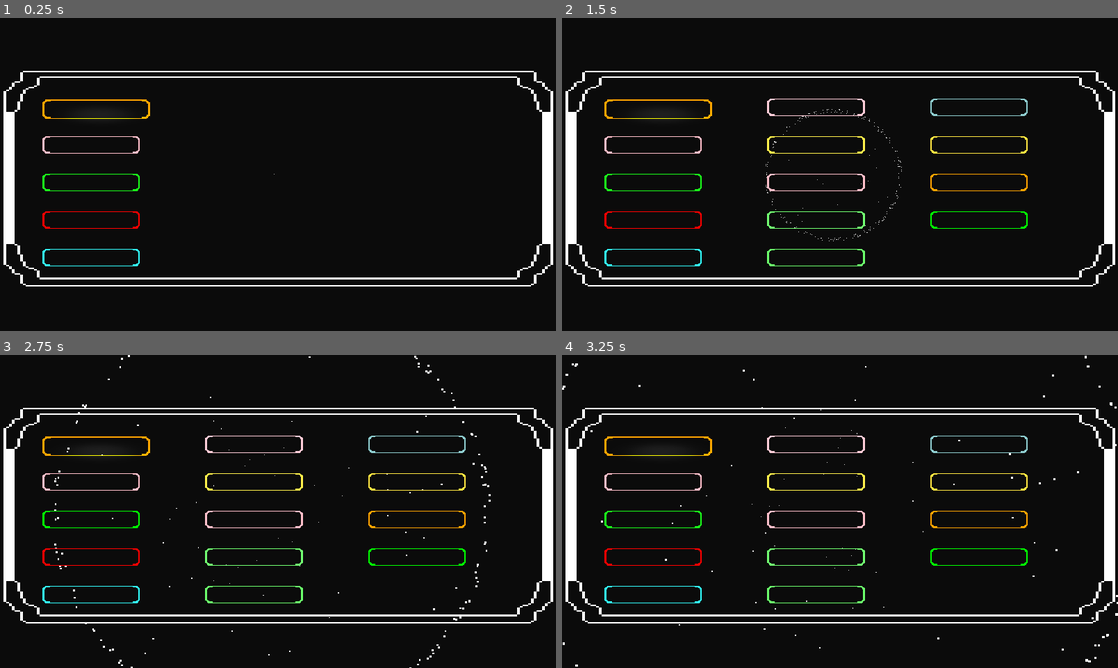
Above: before the commit, frames 1-4 (two rows, left to right).
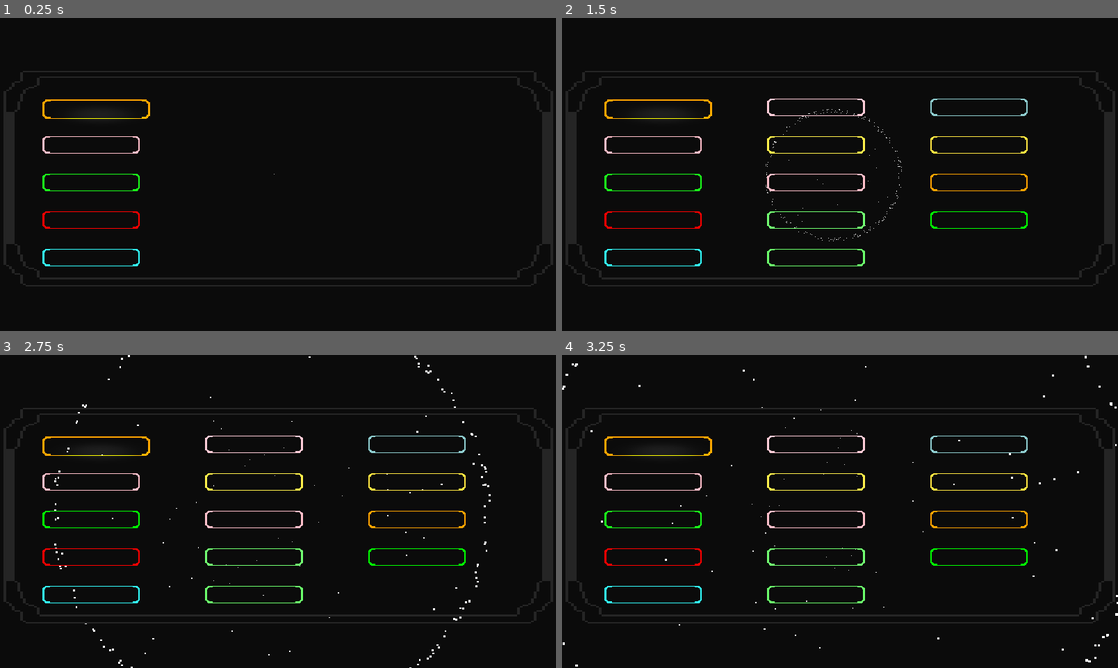
Above: after the commit, the same moments.

Repository: NathanSwedlund/Opalescence
Game: Godot game, scene res://Scenes/HelperScenes/UI/ChallengePage.tscn
Same seed, same stepped clock (60 frames per second), same inputs: the game is played once before the commit and once after it. This scene is started directly instead of the project's main scene.
Inputs:
- Up to frame 1 (0.25 s): no input
- Up to frame 2 (1.5 s): click "o" at 0.5 s; click "-" at 1.25 s
- Up to frame 3 (2.75 s): click ">" at 2 s
- Up to frame 4 (3.25 s): click "<" at 2.75 s

The runs differ from the first frame. In frame 1, 3.9% of the frame differs, in the area x 0-100%, y 16-86%; in frame 2, 3.9%; in frame 3, 3.9%; in frame 4, 3.9%.

Commit message:
changes appearance of challenge page

Diff:
--- a/Scenes/HelperScenes/UI/ChallengePage.tscn
+++ b/Scenes/HelperScenes/UI/ChallengePage.tscn
@@ -88,6 +88,7 @@
 centered = false
 
 [node name="ReadyButton" type="Button" parent="."]
+modulate = Color( 0.396078, 0.396078, 0.396078, 1 )
 margin_left = 793.0
 margin_top = 526.0
 margin_right = 955.0
@@ -116,6 +117,7 @@
 process_material = SubResource( 12 )
 
 [node name="BackButton" type="Button" parent="."]
+modulate = Color( 0.396078, 0.396078, 0.396078, 1 )
 margin_left = 612.8
 margin_top = 527.5
 margin_right = 774.8
@@ -312,6 +314,7 @@
 script = ExtResource( 11 )
 
 [node name="Challenge" type="Label" parent="."]
+modulate = Color( 0.396078, 0.396078, 0.396078, 1 )
 margin_left = 24.0
 margin_top = 29.1667
 margin_right = 448.0
@@ -321,6 +324,7 @@
 align = 1
 
 [node name="HighScore" type="Label" parent="."]
+modulate = Color( 0.396078, 0.396078, 0.396078, 1 )
 margin_left = 544.0
 margin_top = 43.3333
 margin_right = 861.0
@@ -330,6 +334,7 @@
 align = 1
 
 [node name="ScoreMult" type="Label" parent="."]
+modulate = Color( 0.396078, 0.396078, 0.396078, 1 )
 margin_left = 10.0
 margin_top = 548.0
 margin_right = 406.0
@@ -359,6 +364,7 @@
 autostart = true
 
 [node name="ChallengePanelContainer" type="Sprite" parent="."]
+modulate = Color( 0.14902, 0.14902, 0.14902, 1 )
 position = Vector2( 512.4, 307.917 )
 scale = Vector2( 5.116, 2.79444 )
 texture = ExtResource( 13 )
--- a/Scripts/UI/MenuButton.gd
+++ b/Scripts/UI/MenuButton.gd
@@ -21,8 +21,9 @@
 		return
 
 	is_selected = true
-	if(get_parent().selected_button != button_index):
-		get_parent().select(button_index)
+	if(get_parent().get("selected_button") != null):
+		if(get_parent().selected_button != button_index):
+			get_parent().select(button_index)
 
 	margin_right += right_margin_mod_on_hover
 	$Light2D.visible = true
